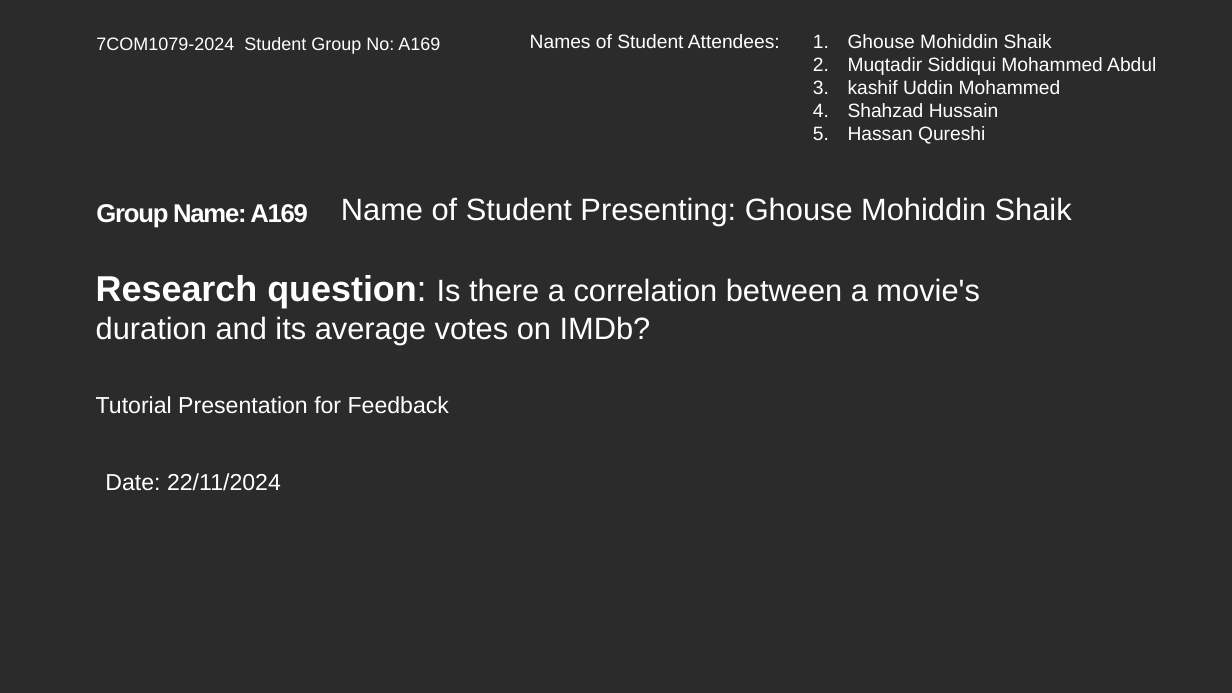
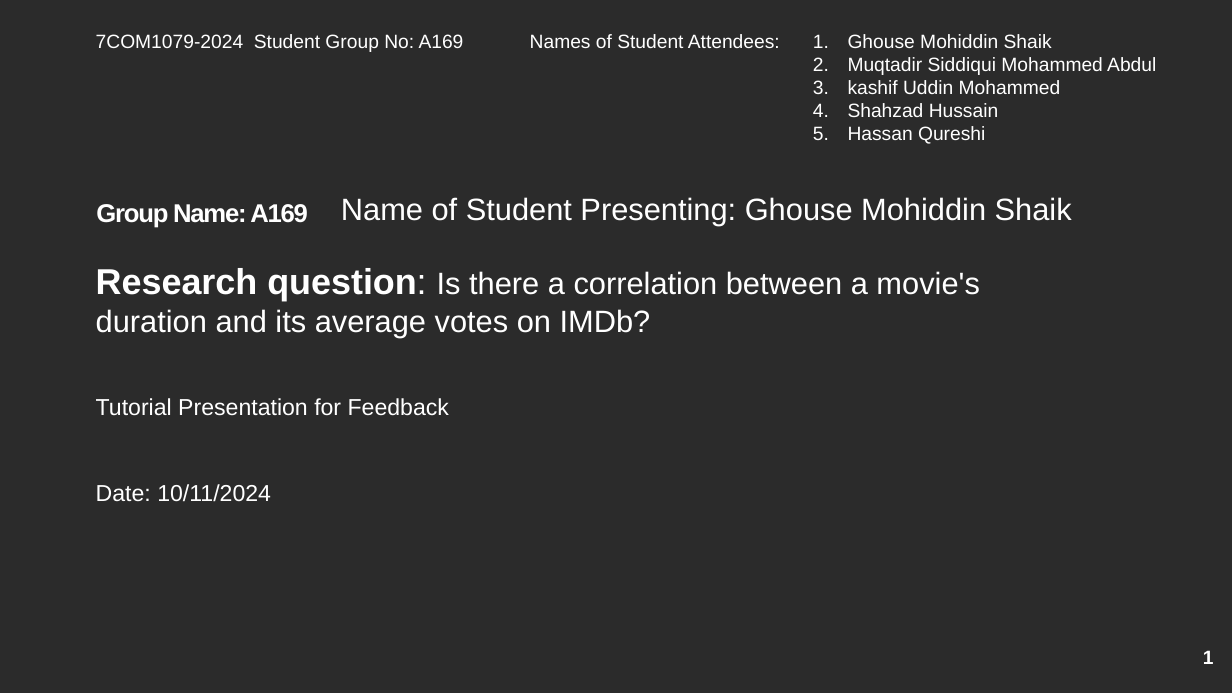
Before and after one commit to esu0hg/Group_A169, a slide deck: slide 1 of reseach_question_presentation_template.pptx. Drawn at 1232x693 pixels with LibreOffice and Linux fonts; fonts in the diff are those of the drawing; background and template pictures are left out; a plain dark background stands for a picture behind light text. Boxes give left, top, right and bottom in pixels: in the first picture for what was removed or moved away, otherwise in the second. Text is boxed around its words. In the diff, an @@ line names an element or a change of style, - is before the commit and + after.

Commit message:
Research analysis completed

```diff
--- a/reseach_question_presentation_template.pptx
+++ b/reseach_question_presentation_template.pptx
@@ text "7COM1079-2024 Student Group No: A169" at (96,34,464,52): size 14 to 15 pt @@
@@ text "Research question: Is there a ...": place and size @@
-text "Research question: Is there a ..." at (96,275,979,345)
+text "Research question: Is there a ..." at (96,268,979,338)
@@ text at (96,484,271,502): text changed @@
-Date: 22/11/2024
+Date: 10/11/2024
@@ page number added at (1203,650,1214,664), 15 pt, text #FFFFFF, bold @@
+1
```
Also in this commit, not shown: 2 other slides changed, 2 slides added, 3 slides removed.
